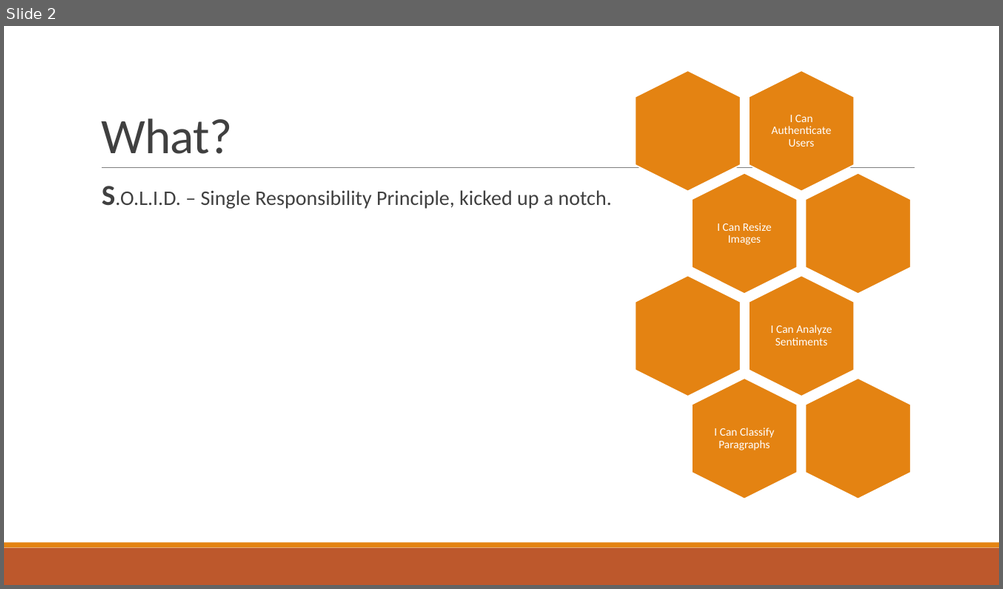
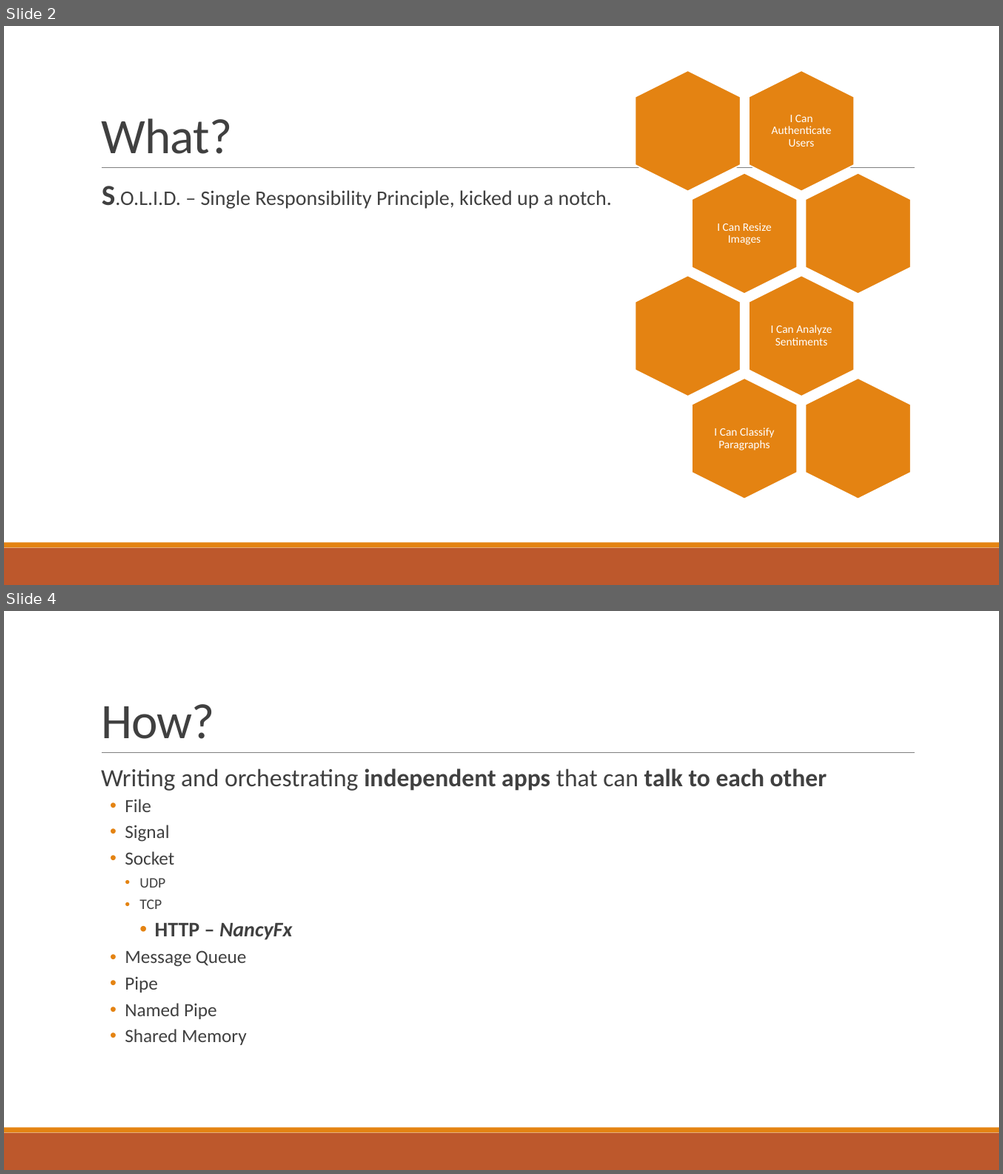
Before and after one commit to hinteadan/microservices-crash-course, a slide deck: Presentation.pptx. Shown one above the other, each under a label of ours: slide 2 before the commit, slides 2 and 4 after it; the slides between them are not shown. The pictures are 1003x589 and 1003x1174 pixels, drawn with LibreOffice and Linux fonts; fonts in the diff are those of the drawing. Boxes give left, top, right and bottom in pixels: in the first picture for what was removed or moved away, otherwise in the second. Text is boxed around its words. In the diff, an @@ line names an element or a change of style, - is before the commit and + after.

```diff
--- a/Presentation.pptx
+++ b/Presentation.pptx
@@ slide 4 added at bbox=[4, 611, 999, 1170], background #FFFFFF; not listed: 3 template elements that a slide beside it also shows @@
@@ title added at bbox=[101, 704, 215, 739], 48 pt, text #404040 @@
+How?
@@ text added at bbox=[101, 769, 827, 1045], 24 pt, text #404040 @@
+  Writing and orchestrating independent apps that can talk to each other
+  • File
+  • Signal
+  • Socket
+    • UDP
+    • TCP
+      • HTTP – NancyFx
+  • Message Queue
+  • Pipe
+  • Named Pipe
+  • Shared Memory
```
Also in this commit, not shown: 1 slide changed.
